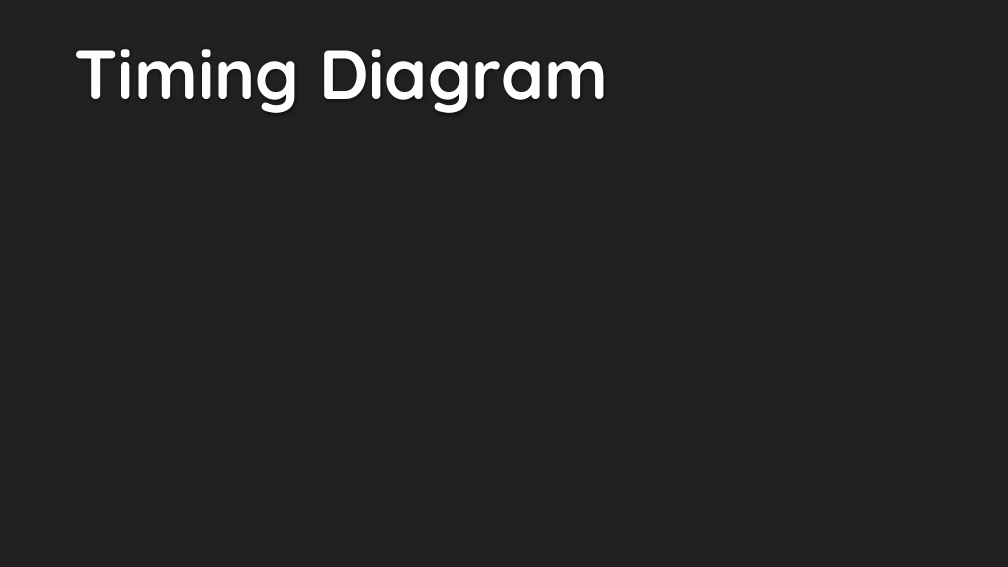
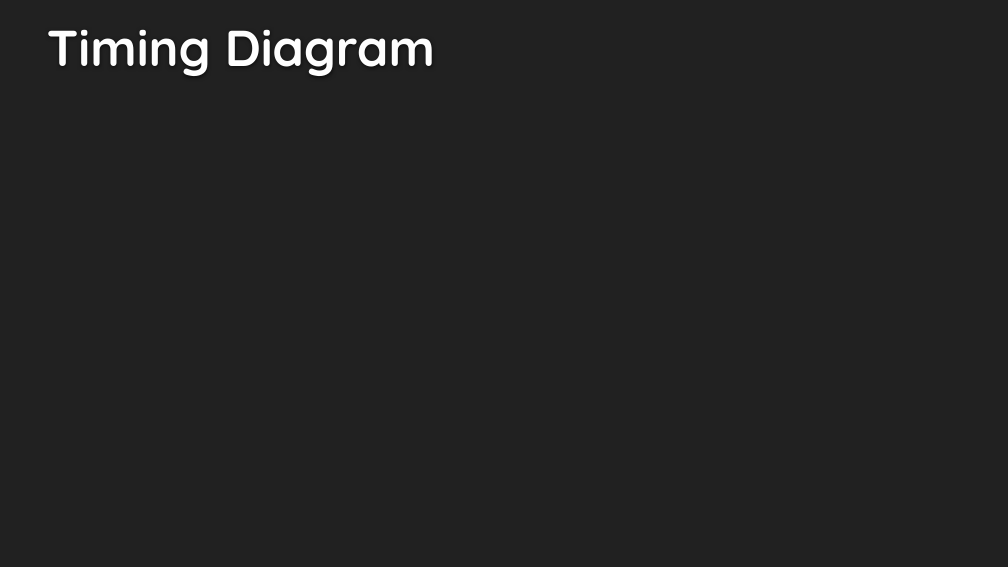
Before and after one commit to seans888/Thomas-n-Friends, a slide deck: slide 17 of Midterm-PPT.pptx (slide 13 before the commit). Drawn at 1008x567 pixels with LibreOffice and Linux fonts; fonts in the diff are those of the drawing; background and template pictures are left out. Boxes give left, top, right and bottom in pixels: in the first picture for what was removed or moved away, otherwise in the second. Text is boxed around its words. In the diff, an @@ line names an element or a change of style, - is before the commit and + after.

```diff
--- a/Midterm-PPT.pptx
+++ b/Midterm-PPT.pptx
@@ text "Timing Diagram": place and size @@
-text "Timing Diagram" at [75, 49, 608, 113]
+text "Timing Diagram" at [47, 29, 435, 76]
@@ text "Timing Diagram" at [47, 29, 435, 76]: size 66 to 48 pt @@
```
Also in this commit, not shown: 7 other slides changed, 4 slides added, 7 other files.
